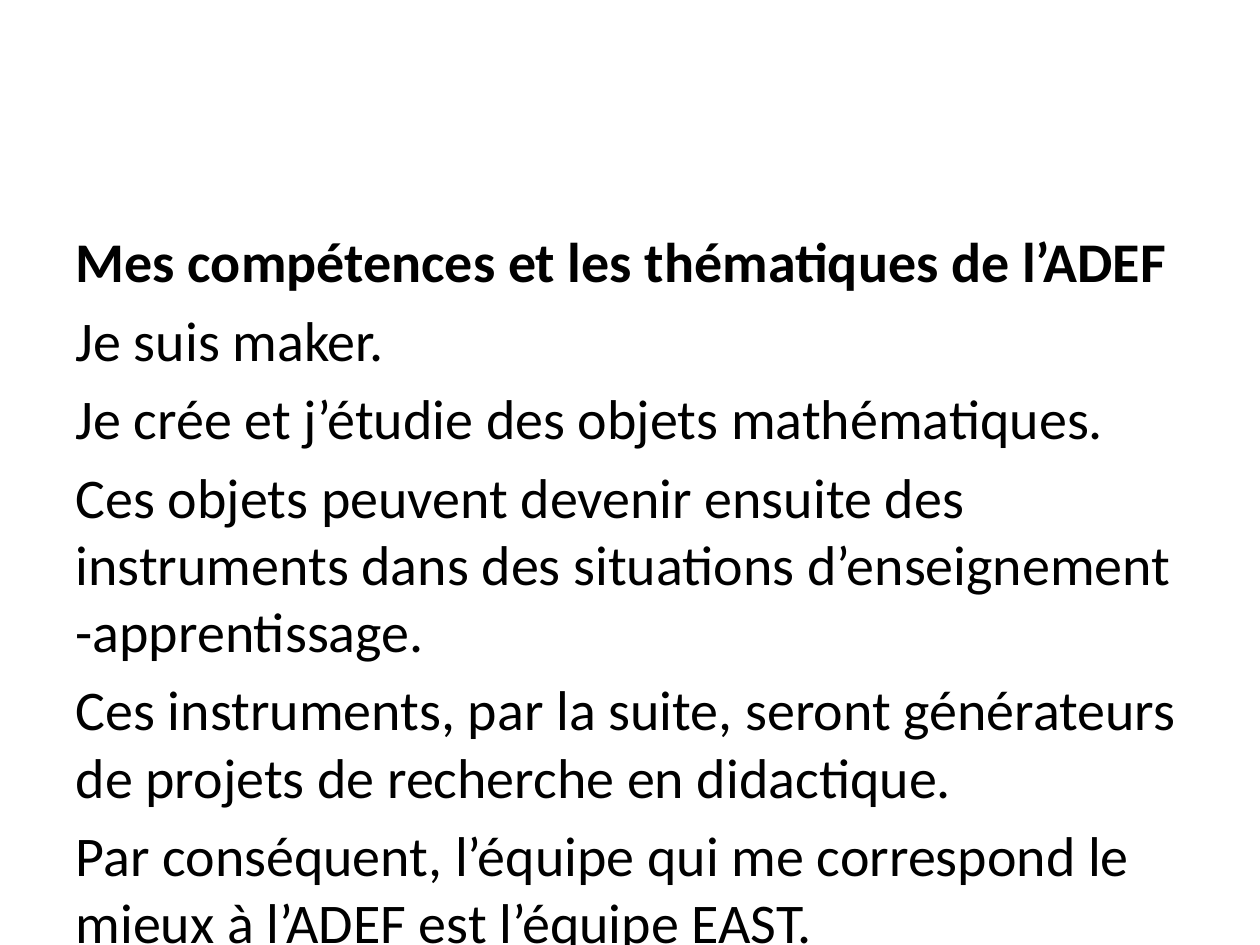
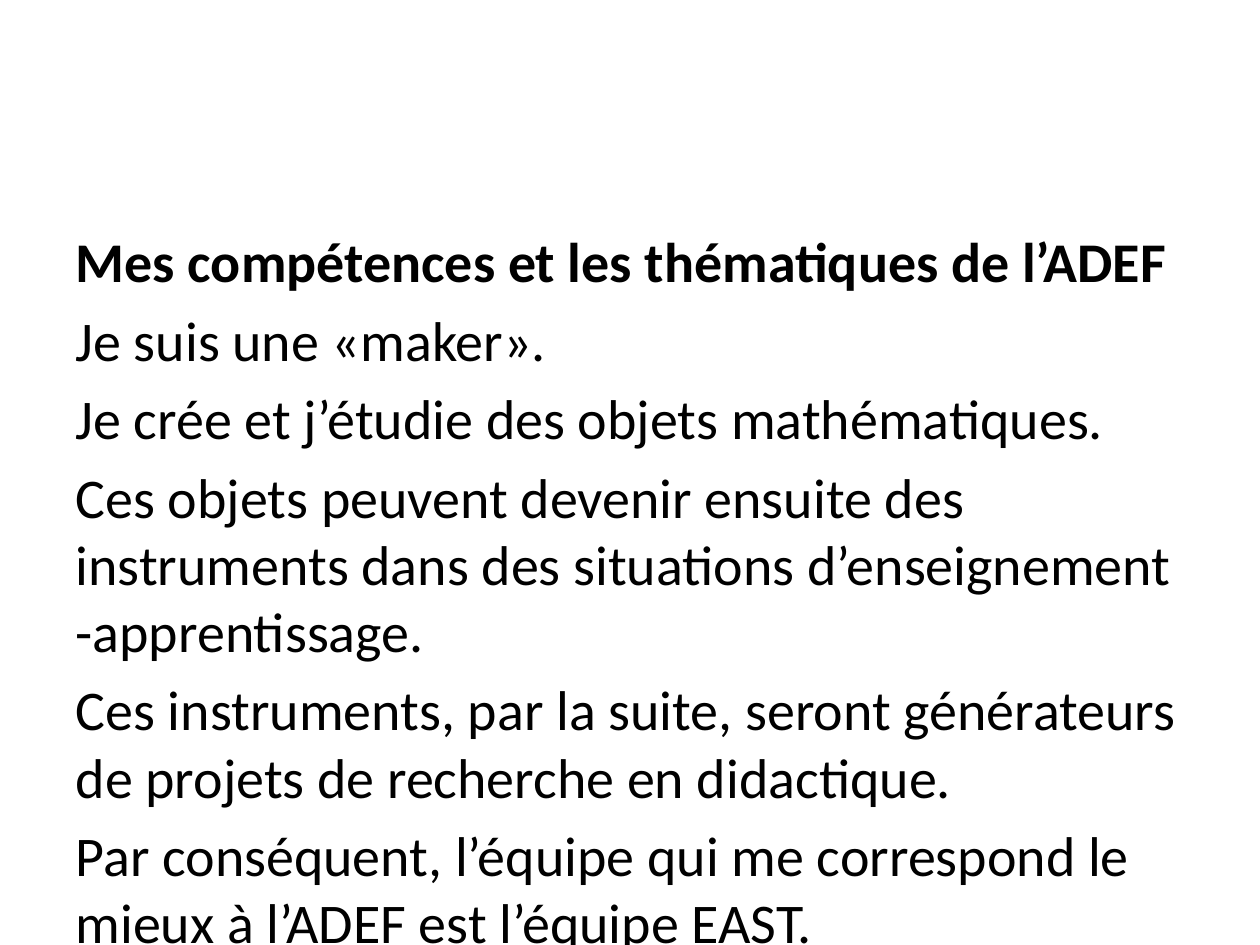
Before and after one commit to albamath/Marseille, a slide deck: slide 8 of 2020-06-01.pptx. Drawn at 1260x945 pixels with LibreOffice and Linux fonts; fonts in the diff are those of the drawing. Boxes give left, top, right and bottom in pixels: in the first picture for what was removed or moved away, otherwise in the second. Text is boxed around its words. In the diff, an @@ line names an element or a change of style, - is before the commit and + after.

```diff
--- a/2020-06-01.pptx
+++ b/2020-06-01.pptx
@@ text at [76,322,546,362]: text changed @@
-Je suis maker.
+Je suis une «maker».
```
Also in this commit, not shown: 2 other slides changed, 10 other files.
